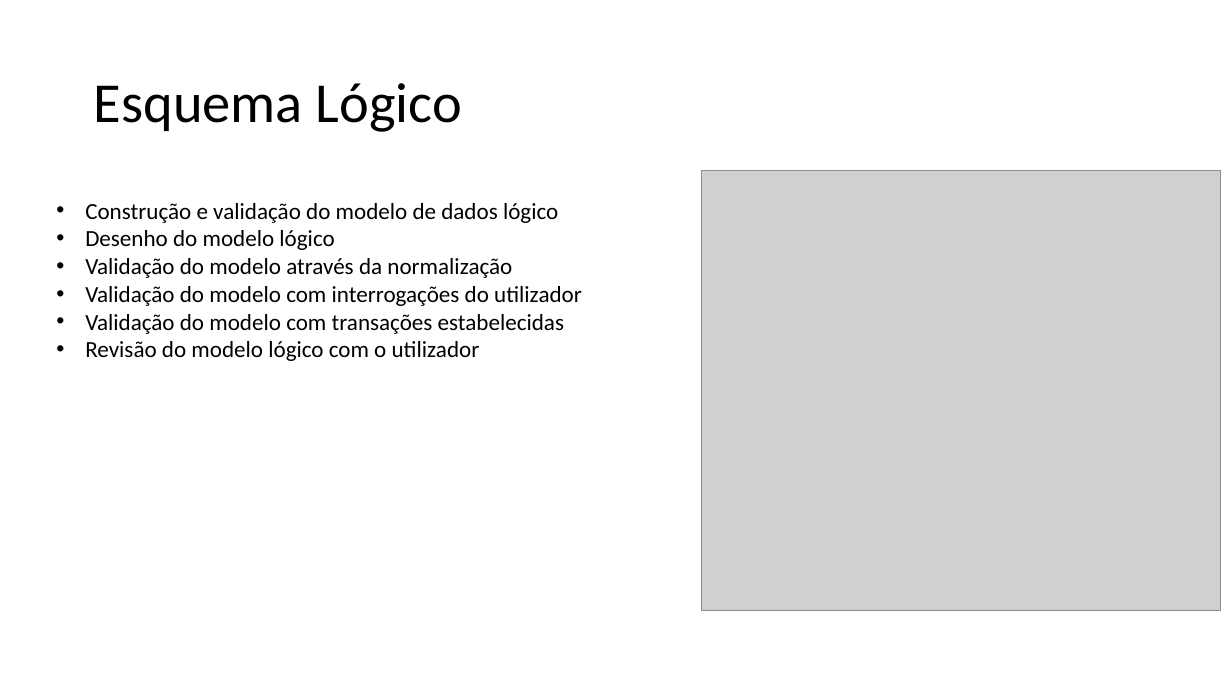
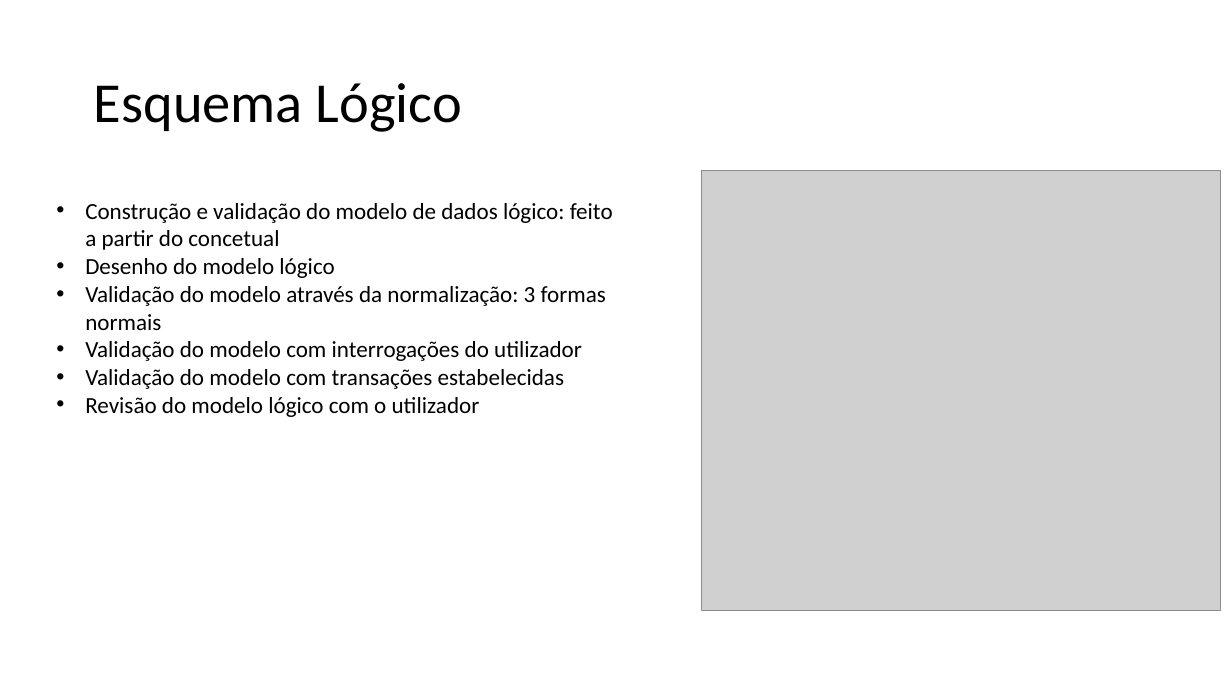
Before and after one commit to PedroCapa/BD, a slide deck: slide 5 of Apresentação BD.pptx. Drawn at 1232x693 pixels with LibreOffice and Linux fonts; fonts in the diff are those of the drawing; grey boxes stand for pictures. Boxes give left, top, right and bottom in pixels: in the first picture for what was removed or moved away, otherwise in the second. Text is boxed around its words. In the diff, an @@ line names an element or a change of style, - is before the commit and + after.

```diff
--- a/Apresentação BD.pptx
+++ b/Apresentação BD.pptx
@@ text at box(85, 203, 613, 250): text changed @@
-• Construção e validação do modelo de dados lógico
+• Construção e validação do modelo de dados lógico: feito a partir do concetual
@@ text at box(85, 286, 606, 330): text changed @@
-• Validação do modelo através da normalização
+• Validação do modelo através da normalização: 3 formas normais
```
Also in this commit, not shown: 3 other slides changed.
